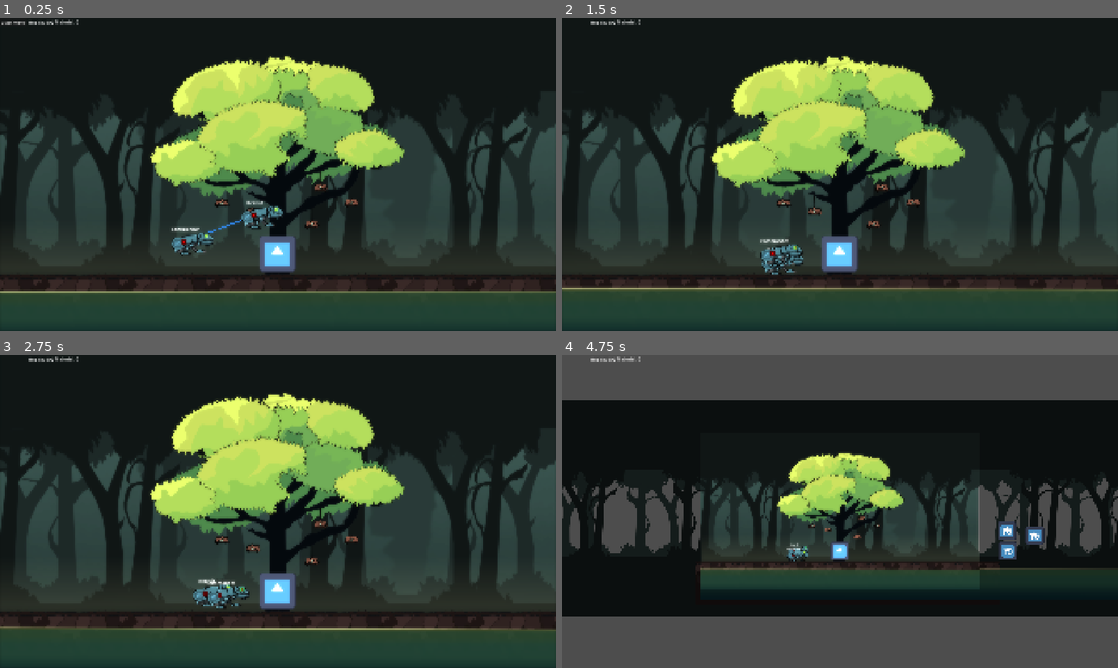
Above: before the commit, frames 1-4 (two rows, left to right).
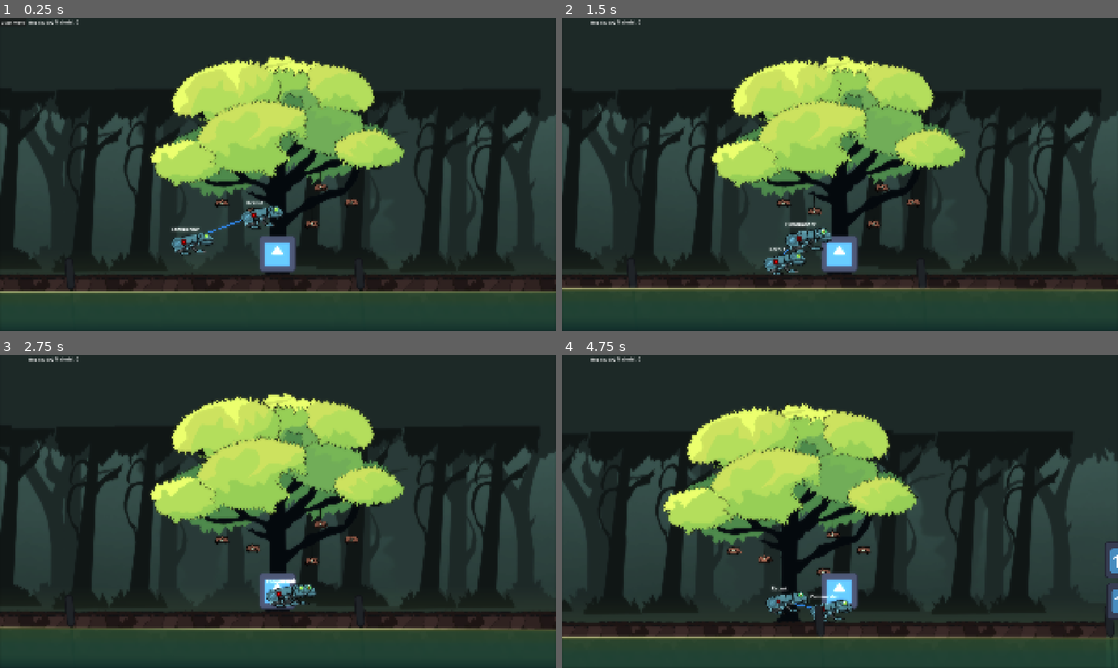
Above: after the commit, the same moments.

Repository: chirp-games/godot-wild-jam-98
Game: Godot game, scene res://game/game.tscn
The game is run twice, just before and just after one commit, with the same random seed, the same clock (stepped at 60 frames per second) and the same inputs. This scene is started directly instead of the project's main scene. The engine's default icon, where the game draws it, is replaced by a stand-in: a white triangle on a blue panel in a dark square.
Inputs (mouse positions are in pixels of both pictures, inside the frame that each line leads up to):
- Up to frame 1 (0.25 s): no input
- Up to frame 2 (1.5 s): click "Start Wave" at 0.5 s; drag from (789, 252) to (840, 190) at 1.27 s
- Up to frame 3 (2.75 s): drag from (189, 596) to (278, 527) at 2.02 s
- Up to frame 4 (4.75 s): move the mouse to (895, 442) at 2.77 s; hold C (enter_command_mode) 2.78-3.5 s; tap Right (r) at 2.85, 4.55 s; click (895, 442) at 2.92 s; drag from (812, 574) to (673, 464) at 3.52 s; move the mouse to (1006, 558) at 4.27 s; tap Left (l) at 4.35 s; click (1006, 558) at 4.42 s

The runs differ from the first frame. In frame 1, 6.9% of the frame differs, in the area x 0-100%, y 23-88%; in frame 2, 7.8%; in frame 3, 7.9%; in frame 4, 78%, in the area x 0-100%, y 0-100%.

Commit message:
make sure i push first

Diff:
--- a/game/game.gd
+++ b/game/game.gd
@@ -17,7 +17,6 @@
 
 var frogs_to_closest_commander: Dictionary[MiniFrog, MiniFrog] = {}
 var currently_building_wire: Wire
-var in_command_mode = false
 
 var material_currency = 0
 
@@ -63,11 +62,6 @@
 		if in_range and frogs_to_closest_commander[frog] and frogs_to_closest_commander[frog] != closest_commander:
 			closest_commander_found(frog, frogs_to_closest_commander[frog])
 
-	if in_command_mode:
-		player_camera.zoom = lerp(player_camera.zoom, Vector2(.5, .5), 5 * delta)
-	else:
-		player_camera.zoom = lerp(player_camera.zoom, Vector2(1, 1), 5 * delta)
-
 	health_label.text = "Health: " + str(command_center.health)
 	material_label.text = "Material: " + str(material_currency)
 
@@ -109,14 +103,6 @@
 func exit_command_mode():
 	pass
 
-func _input(event: InputEvent) -> void:
-	if event.is_action_pressed("enter_command_mode") and player.can_enter_command_center_mode:
-		in_command_mode = not in_command_mode
-		if in_command_mode:
-			enter_command_mode()
-		else:
-			exit_command_mode()
-
 func _on_wave_spawner_spawn_enemy(e: PackedScene) -> void:
 	var new_enemy: Enemy = e.instantiate()
 	new_enemy.global_position = [left_portal, right_portal].pick_random().global_position
--- a/game/game.tscn
+++ b/game/game.tscn
@@ -8,7 +8,6 @@
 [ext_resource type="PackedScene" uid="uid://yttymwbco8y" path="res://game/mini-frog/mini-frog.tscn" id="6_3vho3"]
 [ext_resource type="Texture2D" uid="uid://ceq120ettmjpo" path="res://assets/parallax/tree_1.png" id="6_4cobl"]
 [ext_resource type="Texture2D" uid="uid://brnrvjslkxknd" path="res://assets/parallax/tree2.png" id="7_ln7ps"]
-[ext_resource type="Texture2D" uid="uid://fmnba5nkkk33" path="res://assets/parallax/small_shrub.svg" id="7_pxxsx"]
 [ext_resource type="Texture2D" uid="uid://dwkt1ifewfb64" path="res://assets/parallax/tree_3.png" id="8_pxxsx"]
 [ext_resource type="Texture2D" uid="uid://c286ner6dmm2i" path="res://assets/parallax/tree_4.png" id="9_u8s88"]
 [ext_resource type="Shader" uid="uid://bboijlrah86rm" path="res://game/haze.gdshader" id="10_dxwpq"]
@@ -16,6 +15,7 @@
 [ext_resource type="Shader" uid="uid://blxjv5yfwh6mj" path="res://shaders/water.gdshader" id="15_ee6o4"]
 [ext_resource type="TileSet" uid="uid://5qtnbpaek4t" path="res://resources/tilemap.tres" id="15_ln7ps"]
 [ext_resource type="Shader" uid="uid://bqh61nf6bhria" path="res://shaders/bloom.gdshader" id="16_4cobl"]
+[ext_resource type="Texture2D" uid="uid://b5pddenotjlyy" path="res://assets/parallax/cattail.png" id="16_ln7ps"]
 
 [sub_resource type="FastNoiseLite" id="FastNoiseLite_mhvfb"]
 noise_type = 3
@@ -111,26 +111,6 @@
 	COLOR.rgb *= brightness;
 }"
 
-[sub_resource type="ShaderMaterial" id="ShaderMaterial_dxwpq"]
-shader = SubResource("Shader_ln7ps")
-shader_parameter/wind_start_threshold = 0.0230000010925
-shader_parameter/wind_end_threshold = 0.0
-shader_parameter/wind_end_threshold_2 = 0.1
-shader_parameter/wind_strength = 0.0190000009025
-shader_parameter/wind_speed = 1.0
-shader_parameter/brightness = 0.5499999877064
-shader_parameter/scale = 2.0
-
-[sub_resource type="ShaderMaterial" id="ShaderMaterial_mhvfb"]
-shader = SubResource("Shader_ln7ps")
-shader_parameter/wind_start_threshold = 0.0230000010925
-shader_parameter/wind_end_threshold = 0.0
-shader_parameter/wind_end_threshold_2 = 0.1
-shader_parameter/wind_strength = 0.01600000076
-shader_parameter/wind_speed = 1.0
-shader_parameter/brightness = 0.5499999877064
-shader_parameter/scale = 2.0
-
 [sub_resource type="ShaderMaterial" id="ShaderMaterial_pxxsx"]
 shader = SubResource("Shader_ln7ps")
 shader_parameter/wind_start_threshold = 0.1
@@ -141,25 +121,20 @@
 shader_parameter/brightness = 0.5499999877064
 shader_parameter/scale = 2.0
 
-[sub_resource type="ShaderMaterial" id="ShaderMaterial_km8ha"]
-
 [sub_resource type="FastNoiseLite" id="FastNoiseLite_q52ks"]
 noise_type = 2
-seed = 22
-frequency = 0.0241
+seed = 43
+frequency = 0.0302
 
 [sub_resource type="NoiseTexture2D" id="NoiseTexture2D_dpies"]
-width = 200
-height = 100
 noise = SubResource("FastNoiseLite_q52ks")
-seamless = true
 
 [sub_resource type="ShaderMaterial" id="ShaderMaterial_jucfl"]
 shader = ExtResource("10_dxwpq")
-shader_parameter/haze_color = Color(0.96, 0.92192, 0.63359994, 1)
+shader_parameter/haze_color = Color(0.74340004, 0.9, 0.378, 0.19215687)
 shader_parameter/noise = SubResource("NoiseTexture2D_dpies")
 shader_parameter/noise_intensity = 0.1
-shader_parameter/noise_2_intensity = 0.1
+shader_parameter/noise_2_intensity = 0.0
 
 [sub_resource type="PlaceholderTexture2D" id="PlaceholderTexture2D_jdpby"]
 
@@ -258,47 +233,43 @@
 
 [node name="Tree1" type="Sprite2D" parent="CloseTree1" unique_id=1886354288]
 material = SubResource("ShaderMaterial_8bboj")
-position = Vector2(253.5, 598.6251)
-scale = Vector2(-1, 0.8378911)
+position = Vector2(253.5, 595.5)
 texture = ExtResource("6_4cobl")
 
 [node name="Tree3" type="Sprite2D" parent="CloseTree1" unique_id=959788819]
 material = SubResource("ShaderMaterial_8bboj")
-position = Vector2(692.5, 601.5)
-scale = Vector2(1, 0.8346582)
+position = Vector2(692.5, 598.5)
 texture = ExtResource("8_pxxsx")
 
 [node name="Tree5" type="Sprite2D" parent="CloseTree1" unique_id=404415644]
 material = SubResource("ShaderMaterial_8bboj")
-position = Vector2(863.5, 589.75)
-scale = Vector2(1, 0.8414062)
+position = Vector2(863.5, 585.5)
 texture = ExtResource("6_4cobl")
 
 [node name="Tree7" type="Sprite2D" parent="CloseTree1" unique_id=1510337094]
 material = SubResource("ShaderMaterial_8bboj")
-position = Vector2(1359.5, 595.699)
-scale = Vector2(-1, 0.8575484)
+position = Vector2(1359.5, 585.5)
 texture = ExtResource("8_pxxsx")
 
 [node name="ColorRect" type="ColorRect" parent="CloseTree1" unique_id=303853303]
 offset_right = 1919.0
-offset_bottom = 330.0
+offset_bottom = 284.0
 mouse_filter = 2
 color = Color(0.078431375, 0.10980392, 0.105882354, 1)
 
 [node name="ColorRect2" type="ColorRect" parent="CloseTree1" unique_id=208427144]
 offset_left = 4.0
-offset_top = 858.0
+offset_top = 896.0
 offset_right = 1921.0
 offset_bottom = 1170.0
 mouse_filter = 2
 color = Color(0.078431375, 0.10980392, 0.105882354, 1)
 
 [node name="ColorRect3" type="ColorRect" parent="CloseTree1" unique_id=1512602291]
-offset_left = 1077.0
-offset_top = 300.0
-offset_right = 1666.0
-offset_bottom = 347.0
+offset_left = 1016.0
+offset_top = 869.0
+offset_right = 1247.0
+offset_bottom = 916.0
 mouse_filter = 2
 color = Color(0.078431375, 0.10980392, 0.105882354, 1)
 
@@ -308,33 +279,6 @@
 repeat_size = Vector2(1200, 0)
 repeat_times = 5
 
-[node name="Shrub" type="Sprite2D" parent="CloseTree2" unique_id=1706083836]
-material = SubResource("ShaderMaterial_dxwpq")
-position = Vector2(699, 841)
-texture = ExtResource("7_pxxsx")
-
-[node name="Shrub2" type="Sprite2D" parent="CloseTree2" unique_id=974509893]
-material = SubResource("ShaderMaterial_dxwpq")
-position = Vector2(943, 835)
-texture = ExtResource("7_pxxsx")
-
-[node name="Shrub3" type="Sprite2D" parent="CloseTree2" unique_id=41220156]
-material = SubResource("ShaderMaterial_dxwpq")
-position = Vector2(250, 854)
-texture = ExtResource("7_pxxsx")
-
-[node name="Shrub4" type="Sprite2D" parent="CloseTree2" unique_id=792767795]
-material = SubResource("ShaderMaterial_mhvfb")
-position = Vector2(734, 291)
-rotation = -2.6179938
-texture = ExtResource("7_pxxsx")
-
-[node name="Shrub5" type="Sprite2D" parent="CloseTree2" unique_id=789316522]
-material = SubResource("ShaderMaterial_mhvfb")
-position = Vector2(871.00006, 258.00003)
-rotation = -2.6179938
-texture = ExtResource("7_pxxsx")
-
 [node name="Tree2" type="Sprite2D" parent="CloseTree2" unique_id=1631041399]
 material = SubResource("ShaderMaterial_pxxsx")
 position = Vector2(582.5, 588.5)
@@ -348,27 +292,12 @@
 [node name="Tree6" type="Sprite2D" parent="CloseTree2" unique_id=832621013]
 material = SubResource("ShaderMaterial_pxxsx")
 position = Vector2(1583.5, 591.5)
-texture = ExtResource("6_4cobl")
+texture = ExtResource("7_ln7ps")
 
 [node name="Tree8" type="Sprite2D" parent="CloseTree2" unique_id=1110253461]
 material = SubResource("ShaderMaterial_pxxsx")
 position = Vector2(1152, 578)
-texture = ExtResource("8_pxxsx")
-
-[node name="ColorRect" type="ColorRect" parent="CloseTree2" unique_id=1733552278]
-material = SubResource("ShaderMaterial_km8ha")
-offset_top = -195.0
-offset_right = 1220.0
-offset_bottom = 284.0
-color = Color(0.042600002, 0.06, 0.057680003, 1)
-
-[node name="ColorRect2" type="ColorRect" parent="CloseTree2" unique_id=171787309]
-material = SubResource("ShaderMaterial_km8ha")
-offset_left = 37.0
-offset_top = 884.0
-offset_right = 1257.0
-offset_bottom = 1297.0
-color = Color(0.042600002, 0.06, 0.057680003, 1)
+texture = ExtResource("9_u8s88")
 
 [node name="Haze" type="Parallax2D" parent="." unique_id=1248213752]
 scroll_scale = Vector2(0, 1)
@@ -376,14 +305,12 @@
 
 [node name="Haze" type="TextureRect" parent="Haze" unique_id=1197512489]
 material = SubResource("ShaderMaterial_jucfl")
-offset_left = 2.0
-offset_top = 605.0
-offset_right = 1943.6694
-offset_bottom = 884.0
+offset_top = 706.0
+offset_right = 1941.6694
+offset_bottom = 985.0
 scale = Vector2(0.98883986, 1.3644013)
 mouse_filter = 2
 texture = SubResource("PlaceholderTexture2D_jdpby")
-expand_mode = 1
 
 [node name="World" type="Node2D" parent="." unique_id=2017723709]
 
@@ -427,6 +354,17 @@
 [node name="TileMapLayer" type="TileMapLayer" parent="World" unique_id=1450001775]
 tile_map_data = PackedByteArray("AAD2/wAAAQABAAAAAAD2/wEAAQABAAEAAAD2/wIAAQABAAIAAAD3/wAAAQACAAAAAAD3/wEAAQACAAEAAAD3/w …(928 unchanged characters)…
 tile_set = ExtResource("15_ln7ps")
+
+[node name="Front" type="Parallax2D" parent="." unique_id=1365840630]
+scroll_scale = Vector2(2, 1)
+scroll_offset = Vector2(-204, -814)
+repeat_size = Vector2(1000, 0)
+repeat_times = 3
+
+[node name="Cattail" type="Sprite2D" parent="Front" unique_id=1421372495]
+position = Vector2(534, 927)
+scale = Vector2(0.795082, 0.795082)
+texture = ExtResource("16_ln7ps")
 
 [node name="Water" type="Parallax2D" parent="." unique_id=2141431384]
 scroll_scale = Vector2(0, 1)
--- a/game/mini-frog/mini_frog.gd
+++ b/game/mini-frog/mini_frog.gd
@@ -61,12 +61,6 @@
 	return frogs
 
 func _process(delta: float) -> void:
-	if game:
-		if game.in_command_mode:
-			disable_dragging = false
-		else:
-			disable_dragging = true
-
 	cooldown += delta
 
 	if enemy_detection_radius.is_visible_in_tree():
--- a/game/player/player.gd
+++ b/game/player/player.gd
@@ -21,10 +21,6 @@
 	walking -= 1
 	var direction: float = Input.get_axis("l", "r")
 
-	# Disable movement in command mode
-	if game and game.in_command_mode:
-		direction = 0
-
 	if direction and direction != 0 and on_floor and walking <= 0:
 		walking = 60
 		if sign(direction) != walk_dir:
